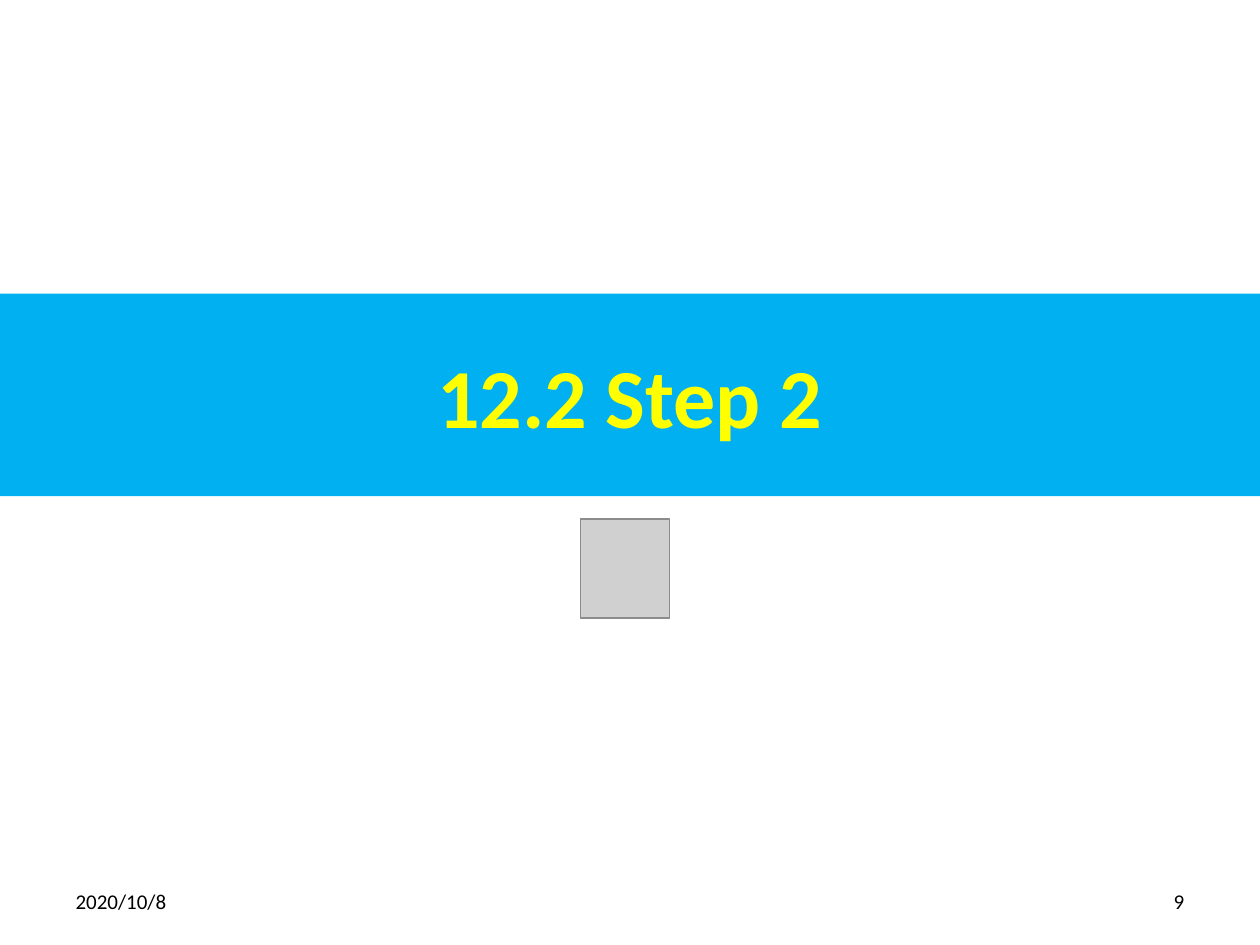
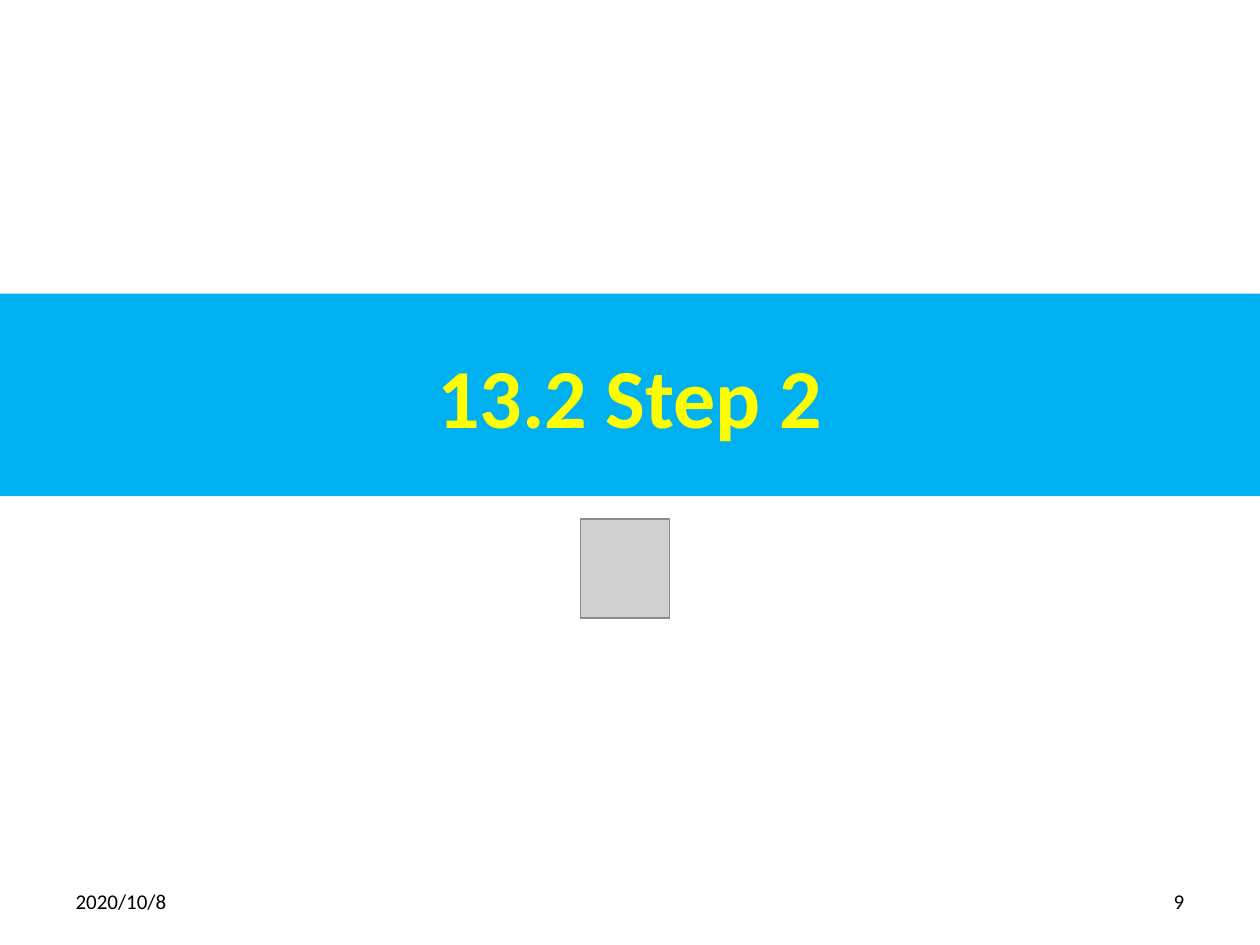
Before and after one commit to peterhchen/700_GraphQL, a slide deck: slide 9 of 13_jQueryServerApp01.pptx. Drawn at 1260x945 pixels with LibreOffice and Linux fonts; fonts in the diff are those of the drawing; grey boxes stand for pictures. Boxes give left, top, right and bottom in pixels: in the first picture for what was removed or moved away, otherwise in the second. Text is boxed around its words. In the diff, an @@ line names an element or a change of style, - is before the commit and + after.

```diff
--- a/13_jQueryServerApp01.pptx
+++ b/13_jQueryServerApp01.pptx
@@ title at (437,373,822,442): text changed @@
-12.2 Step 2
+13.2 Step 2
```
Also in this commit, not shown: 10 other slides changed.
